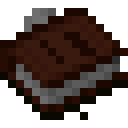
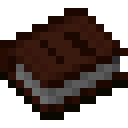
The second w=128, h=128 image is a revision of the first. Changes to its layers:
hid "레이어 1" over [24, 8, 88, 120]
